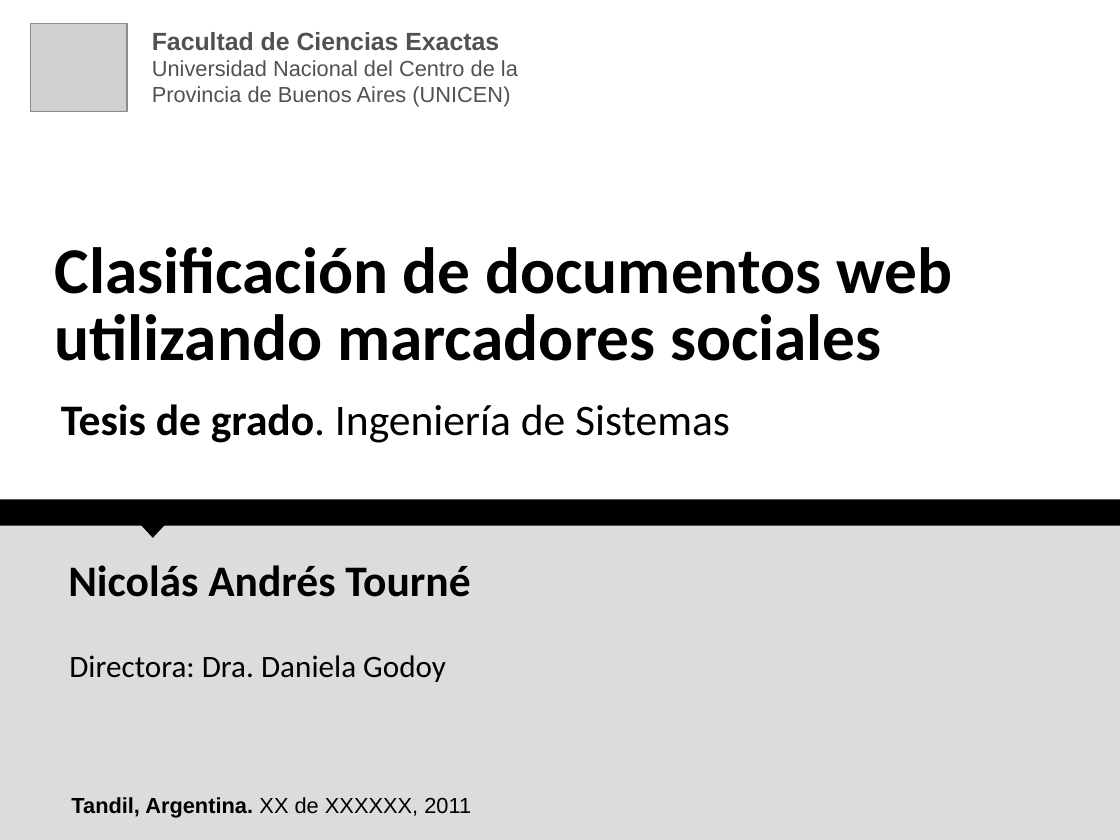
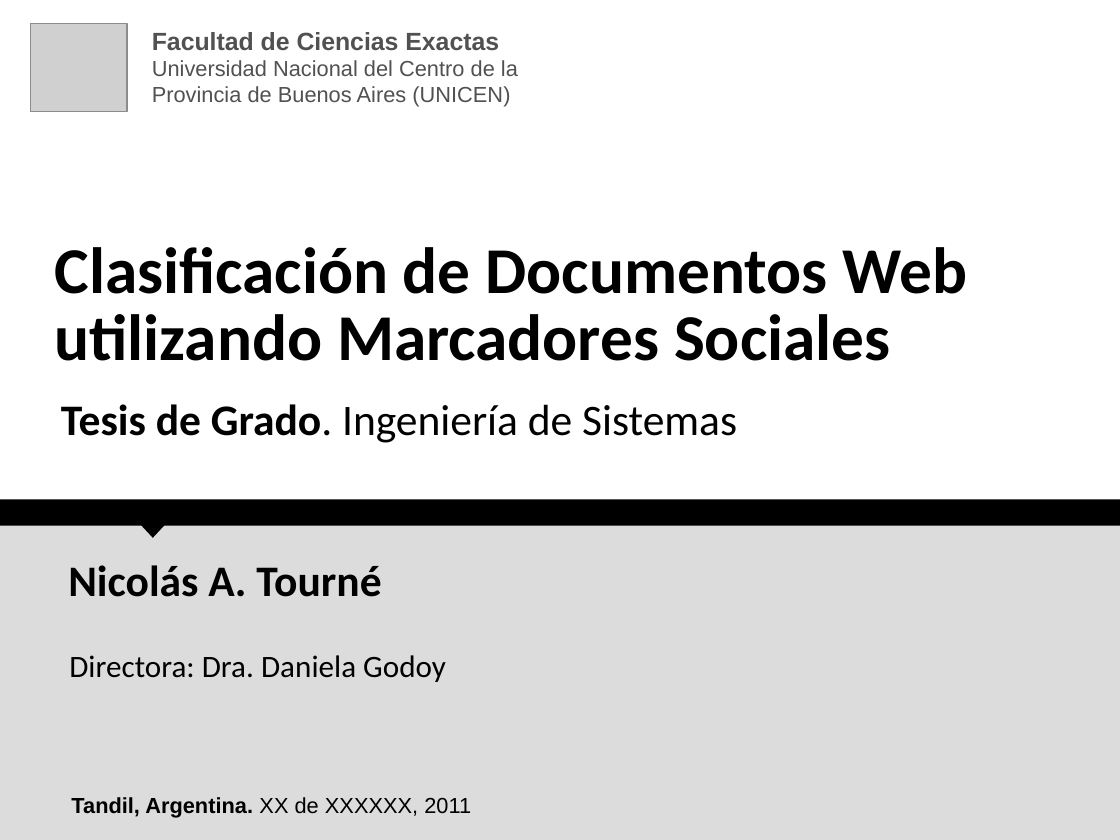
Before and after one commit to ak907kenai/nicotournetesis, a slide deck: slide 1 of docs_trunk/Presentación/Nicolás Tourné - Presentación Tesis (v2.2).ppt. Drawn at 1120x840 pixels with LibreOffice and Linux fonts; fonts in the diff are those of the drawing; grey boxes stand for pictures. Boxes give left, top, right and bottom in pixels: in the first picture for what was removed or moved away, otherwise in the second. Text is boxed around its words. In the diff, an @@ line names an element or a change of style, - is before the commit and + after.

```diff
--- a/docs_trunk/Presentación/Nicolás Tourné - Presentación Tesis (v2.2).ppt
+++ b/docs_trunk/Presentación/Nicolás Tourné - Presentación Tesis (v2.2).ppt
@@ title at (55,247,968,361): text changed @@
-Clasificación de documentos web utilizando marcadores sociales
+Clasificación de Documentos Web utilizando Marcadores Sociales
@@ text at (61,404,737,443): text changed @@
-Tesis de grado. Ingeniería de Sistemas
+Tesis de Grado. Ingeniería de Sistemas
@@ text at (68,565,381,597): text changed @@
-Nicolás Andrés Tourné
+Nicolás A. Tourné
```
Also in this commit, not shown: 75 other slides changed, 1 slide removed, 1 other file.
